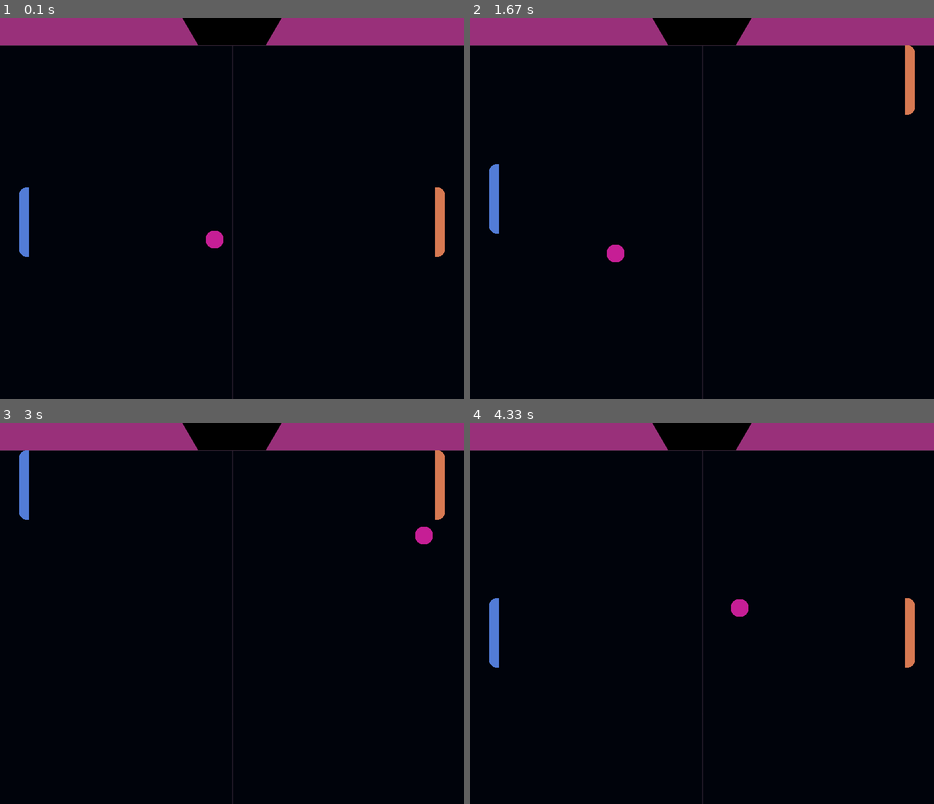
Above: before the commit, frames 1-4 (two rows, left to right).
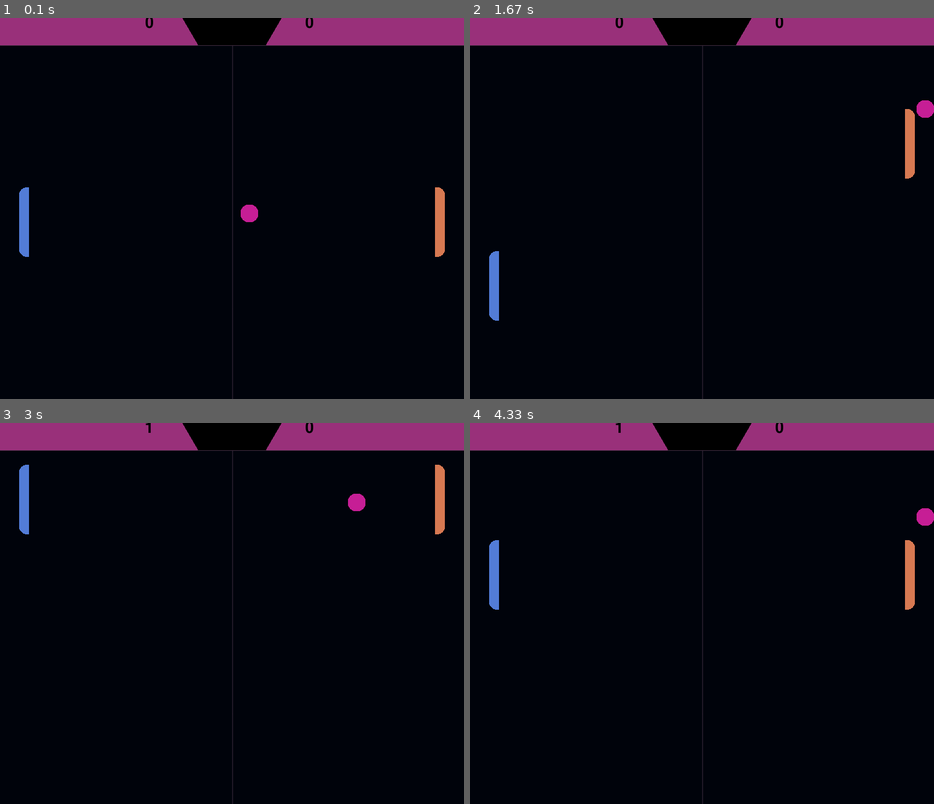
Above: after the commit, the same moments.

Repository: yada2x/pygame-pong
Game: pygame game, started from game.py
Two runs of this game, one before a commit and one after it. Both use one fixed random seed, a clock stepped at 60 frames per second and the inputs below.
Inputs:
- Up to frame 1 (0.1 s): no input
- Up to frame 2 (1.67 s): hold Up 0.33-0.8 s; hold Down 0.83-1.13 s; hold S 0.83-1.13 s; hold Up 1.17-1.53 s; hold W 1.17-1.53 s
- Up to frame 3 (3 s): hold Up from 2.63 s (still down); hold W from 2.63 s (still down)
- Up to frame 4 (4.33 s): release Up at 3 s; release W at 3 s; hold Down 3.03-3.4 s; hold S 3.03-3.4 s; hold Up 3.43-3.73 s; hold W 3.43-3.73 s

The runs differ from the first frame. In frame 1, 0.3% of the frame differs, in the area x 31-68%, y 0-61%; in frame 2, 1.8%, in the area x 4-100%, y 0-80%; in frame 3, 0.7%; in frame 4, 1.6%.

Commit message:
Implement scoreboard and fix stupid ball goal colliding bug thing

Diff:
--- a/game.py
+++ b/game.py
@@ -2,7 +2,7 @@
 import sys
 import random
 
-from scripts.utils import load_image
+from scripts.utils import load_image, display_text
 from scripts.entities import PhysicsEntity, Ball
 
 class Game:
@@ -11,7 +11,6 @@
         pygame.display.set_caption("PyPong")
 
         self.screen = pygame.display.set_mode((800, 657))
-
         self.clock = pygame.time.Clock()
 
         self.assets = {
@@ -30,15 +29,10 @@
             'score': pygame.mixer.Sound('data/sound/score.wav')
         }
 
-        self.sfx['paddle'].set_volume(0.4)
-        self.sfx['wall'].set_volume(0.4)
-        self.sfx['start'].set_volume(0.6)
-        self.sfx['score'].set_volume(0.7)
-
-        # Entities
-        self.player = PhysicsEntity(self, 'player', (750, (self.screen.get_height() - 120 + 47) // 2), (17, 120))
-        self.computer = PhysicsEntity(self, 'computer', (50 - 17, (self.screen.get_height() - 120 + 47) // 2), (17, 120))
-        self.ball = Ball(self, 'ball', ((self.screen.get_width() - 30) // 2, (self.screen.get_height() - 30 + 47) // 2), (30, 30), random.choice([-1, 1]), random.choice([-1, 1]), 5, [self.player, self.computer])
+        self.sfx['paddle'].set_volume(0.2)
+        self.sfx['wall'].set_volume(0.2)
+        self.sfx['start'].set_volume(0.3)
+        self.sfx['score'].set_volume(0.3)
 
         # Movement
         self.movement = [False, False] # [Up, Down] For Player
@@ -51,21 +45,37 @@
         self.timer = 120
 
     def restart(self):
-        self.sfx['score'].play()
-        pygame.time.delay(1000)
         self.sfx['start'].play()
         self.player = PhysicsEntity(self, 'player', (750, (self.screen.get_height() - 120 + 47) // 2), (17, 120))
         self.computer = PhysicsEntity(self, 'computer', (50 - 17, (self.screen.get_height() - 120 + 47) // 2), (17, 120))
         self.ball = Ball(self, 'ball', ((self.screen.get_width() - 30) // 2, (self.screen.get_height() - 30 + 47) // 2), (30, 30), random.choice([-1, 1]), random.choice([-1, -0.5, 0.5, 1]), 5, [self.player, self.computer])
 
+    def gameover(self):
+        font = pygame.font.SysFont("Comic Sans", 40)
+        if self.player_score >= 5:
+            display_text(self.screen, "PLAYER WINS", font, (255, 255, 255), self.screen.get_width()//2 - font.size("PLAYER WINS")[0]//2, self.screen.get_height()//2 - 57)
+        elif self.computer_score >= 5:
+            display_text(self.screen, "COMPUTER WINS", font, (255, 255, 255), self.screen.get_width()//2 - font.size("COMPUTER WINS")[0]//2, self.screen.get_height()//2 - 57)
+        pygame.display.update()
+        pygame.time.delay(2000)
+
     def run(self):
-        self.sfx['start'].play()
+        self.restart()
         while True:
             # self.screen.fill((0, 0, 0)) # Clear everything
             self.screen.blit(self.assets['board'], (0, 300))
             self.screen.blit(self.assets['board'], (0, 47))
             self.screen.blit(self.assets['scorebar'], (0, 0))
             self.screen.blit(pygame.transform.flip(self.assets['scorebar'], True, False), (459, 0))
+            display_text(self.screen, str(self.computer_score), pygame.font.SysFont("Comic Sans", 40), (0, 0, 0), self.screen.get_width()//2 - 150, -5)
+            display_text(self.screen, str(self.player_score), pygame.font.SysFont("Comic Sans", 40), (0, 0, 0), self.screen.get_width()//2 + 126, -5)
+
+            restart = False
+            if self.player_score >= 5 or self.computer_score >= 5:
+                self.gameover()
+                self.player_score = 0
+                self.computer_score = 0
+                self.restart()
 
             # Player Code
             self.player.update(self.movement[1] - self.movement[0], self.paddle_speed)
@@ -85,12 +95,14 @@
                 self.sfx['wall'].play()
             elif collision == 3:
                 self.player_score += 1
-                self.restart()
-                continue
+                self.sfx['score'].play()
+                self.ball.render(self.screen)
+                restart = True
             elif collision == 4:
                 self.computer_score += 1
-                self.restart()
-                continue
+                self.sfx['score'].play()
+                self.ball.render(self.screen)
+                restart = True
 
             # Input Checker
             for event in pygame.event.get():
@@ -121,5 +133,10 @@
             pygame.display.update()
             self.clock.tick(60)
 
+            if restart:
+                pygame.time.delay(1000)
+                self.restart()
+
+
 
 Game().run()
--- a/scripts/entities.py
+++ b/scripts/entities.py
@@ -57,7 +57,7 @@
             self.pos[0] = 0
             return 3
 
-        if ball_rect.right >= 800:
+        if ball_rect.right >= 805:
             self.pos[0] = self.screen_width - self.size[0]
             return 4
 
@@ -70,7 +70,7 @@
                 else:
                     self.pos[0] = rect.right
                 self.x_dir *= -1
-                self.speed = min(self.speed + 1, 30)
+                self.speed = min(self.speed + 2, 30)
                 paddle = True
 
         if paddle:
--- a/scripts/utils.py
+++ b/scripts/utils.py
@@ -8,3 +8,10 @@
     img = pygame.Surface.convert_alpha(img)
     img.set_colorkey((0, 0, 0))
     return img
+
+def display_text(surface: pygame.Surface, text, font: pygame.Font, colour, x, y):
+    img = font.render(text, True, colour)
+    surface.blit(img, (x, y))
+
+def update_score(left_score, right_score):
+    pass
